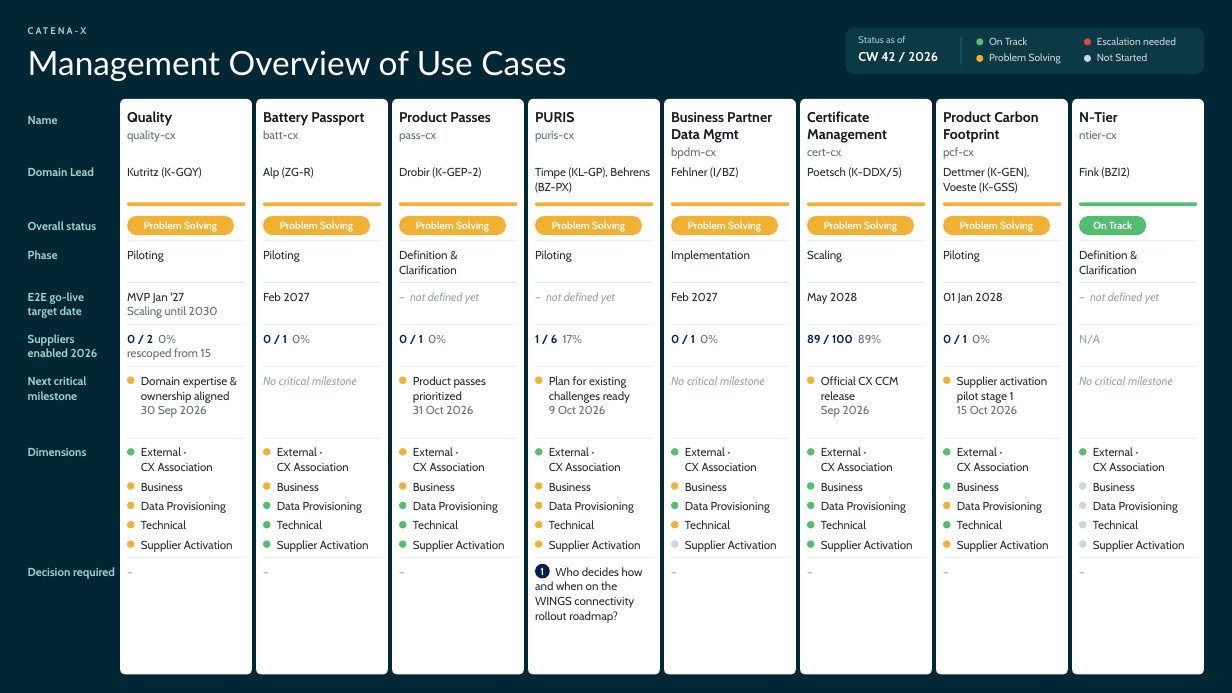
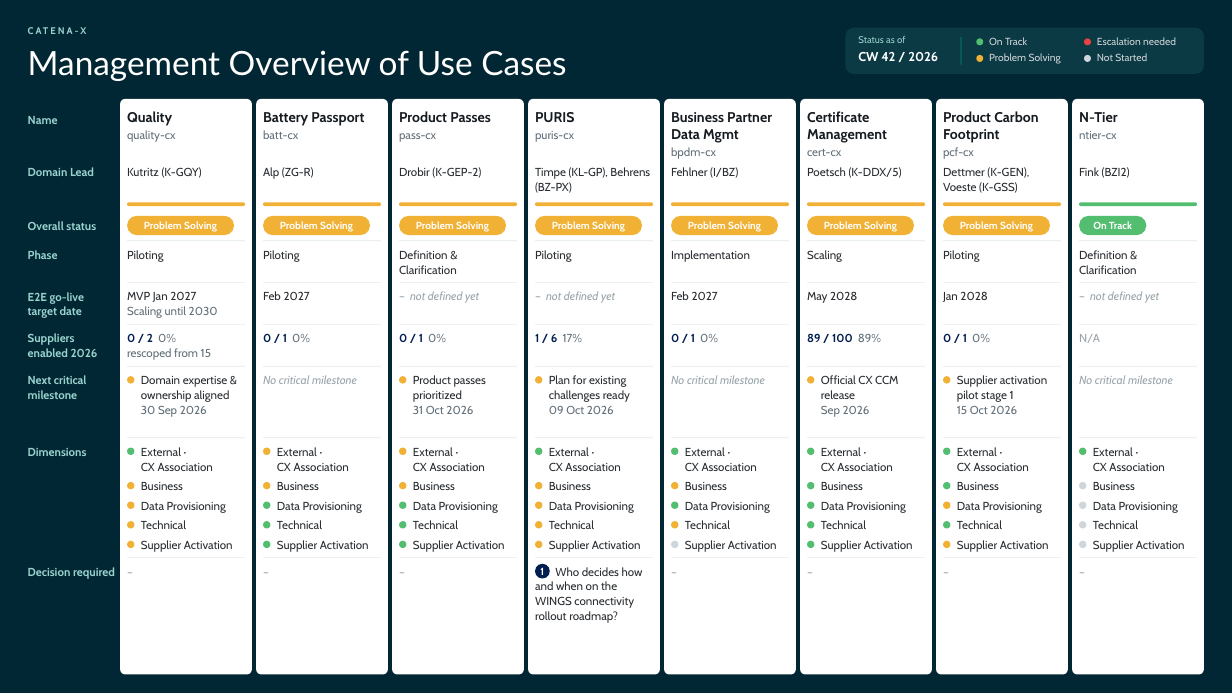
Before and after one commit to carmenxschneider/CatenaX, a slide deck: slide 1 of output/UseCase_Pulse_Management_Overview_CW42_26.pptx. Drawn at 1232x693 pixels with LibreOffice and Linux fonts; fonts in the diff are those of the drawing. Boxes give left, top, right and bottom in pixels: in the first picture for what was removed or moved away, otherwise in the second. Text is boxed around its words. In the diff, an @@ line names an element or a change of style, - is before the commit and + after.

```diff
--- a/output/UseCase_Pulse_Management_Overview_CW42_26.pptx
+++ b/output/UseCase_Pulse_Management_Overview_CW42_26.pptx
@@ text at <box>127,291,196,302</box>: text changed @@
-MVP Jan '27
+MVP Jan 2027
@@ text at <box>943,291,987,302</box>: text changed @@
-01 Jan 2028
+Jan 2028
@@ text at <box>549,406,614,414</box>: text changed @@
-9 Oct 2026
+09 Oct 2026
```
Also in this commit, not shown: 2 other files.
